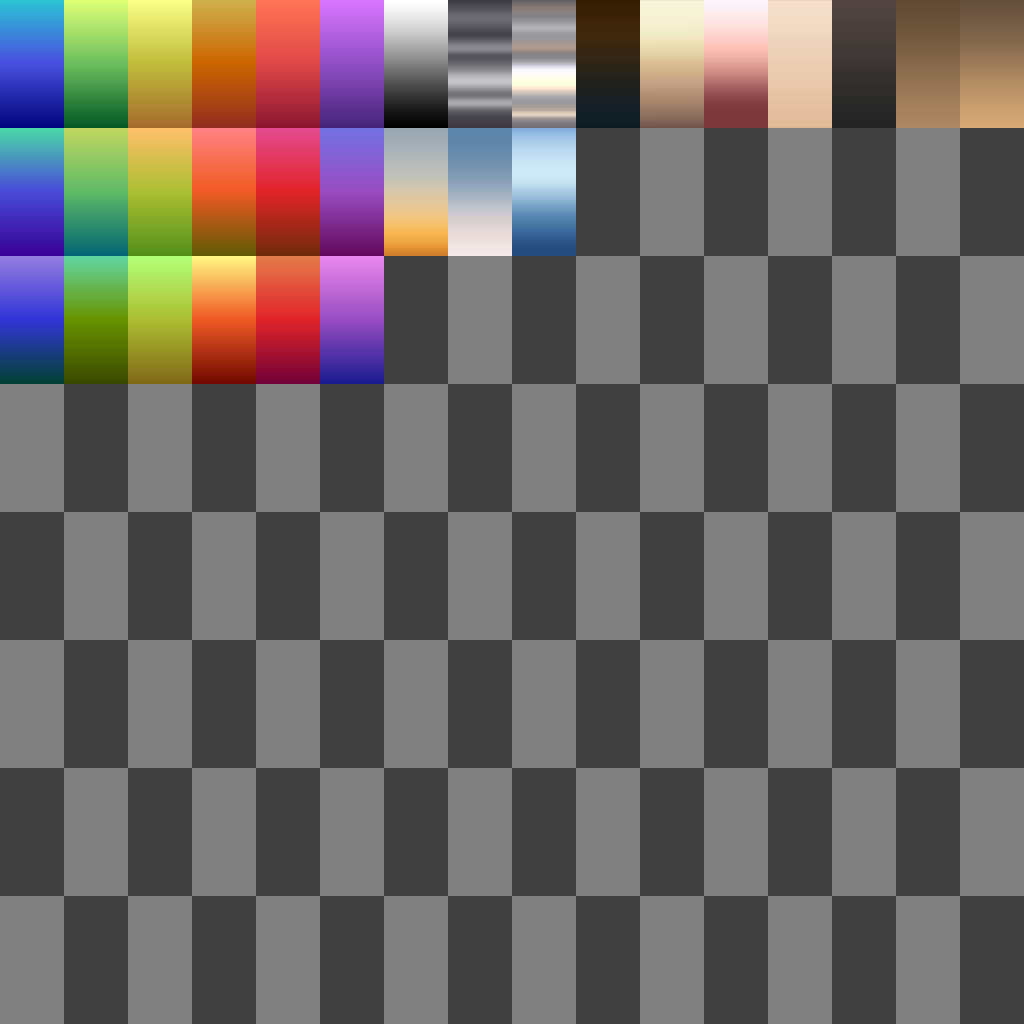
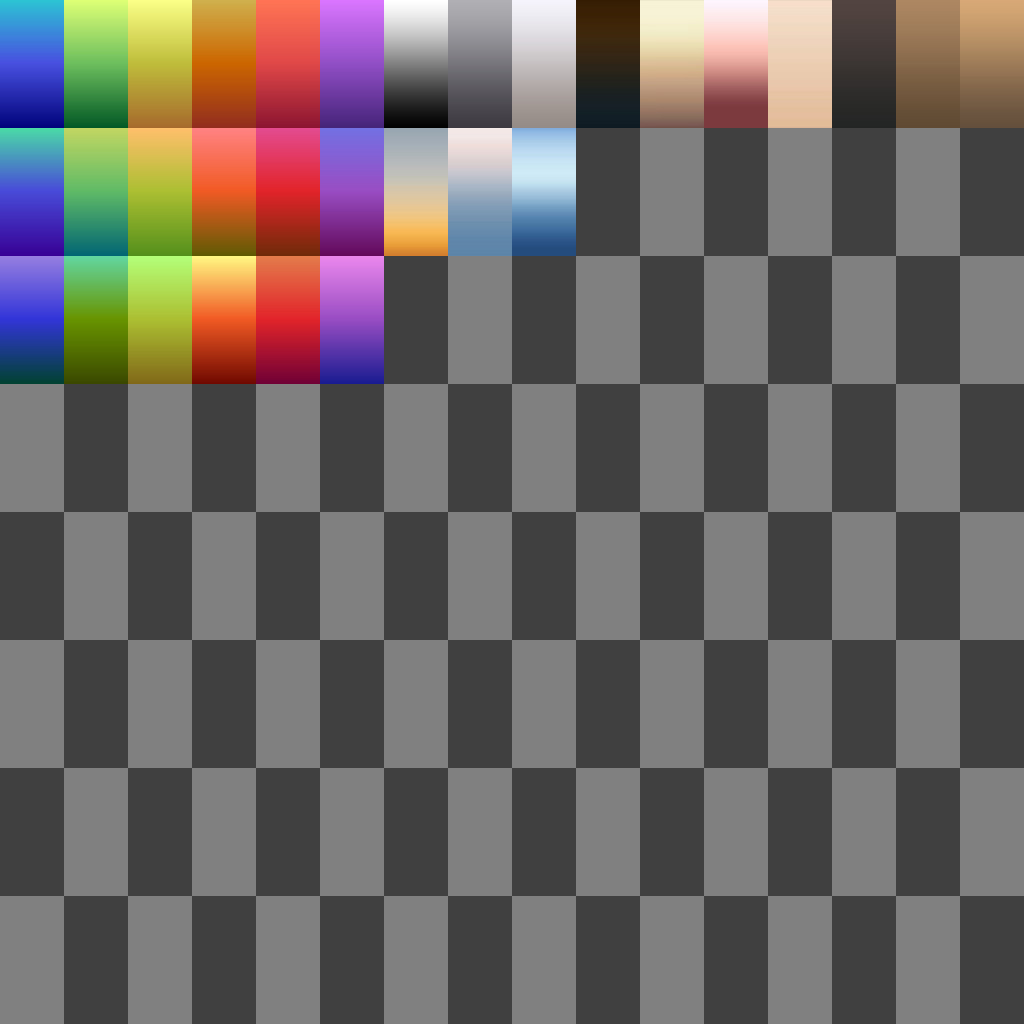
Layers edited between the first and the second 1024x1024 image:
painted on "sky2" over [448, 128, 512, 256]
painted on "brightwood" over [960, 0, 1024, 128]
painted on "lightwood" over [896, 0, 960, 128]
added layer "steel - SIMPLE" above "steel - MULTIBAND" over [448, 0, 576, 128]
renamed "steel" to "steel - MULTIBAND", moved it above "chrome - MULTIBAND" over [512, 0, 576, 128]
